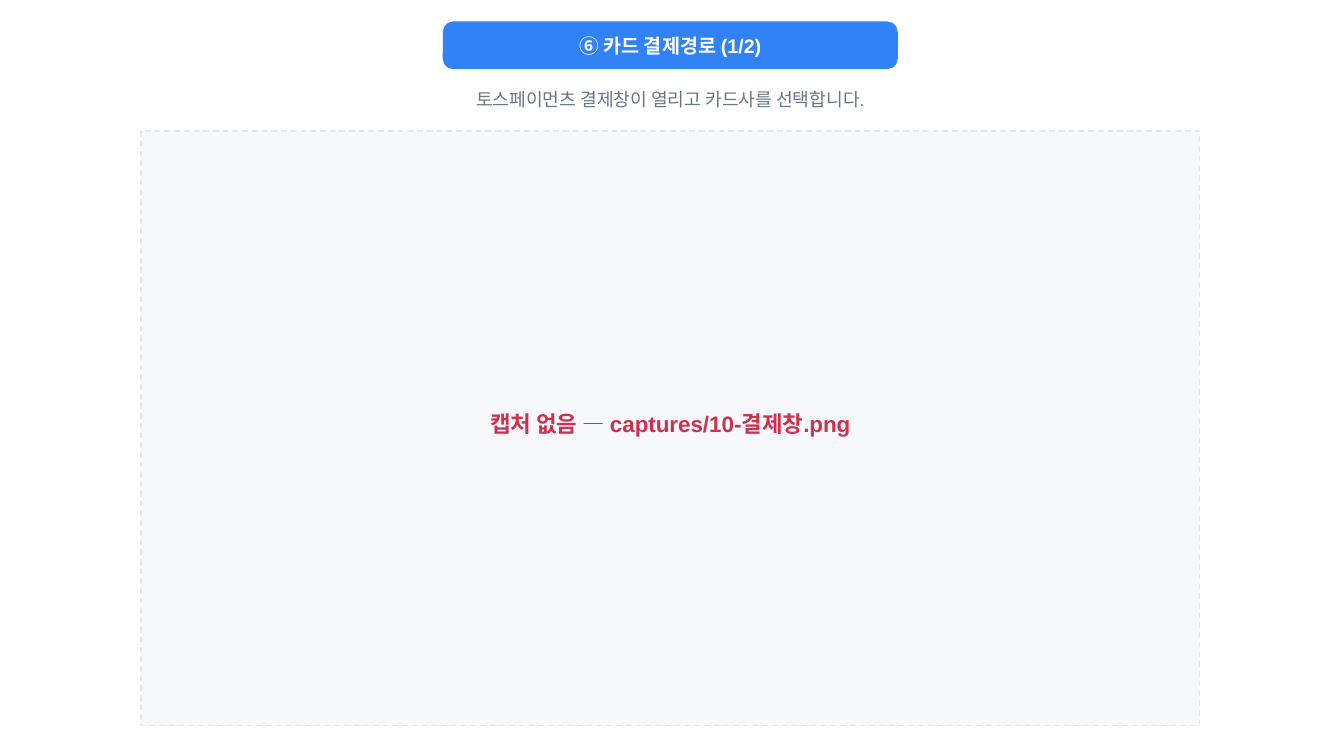
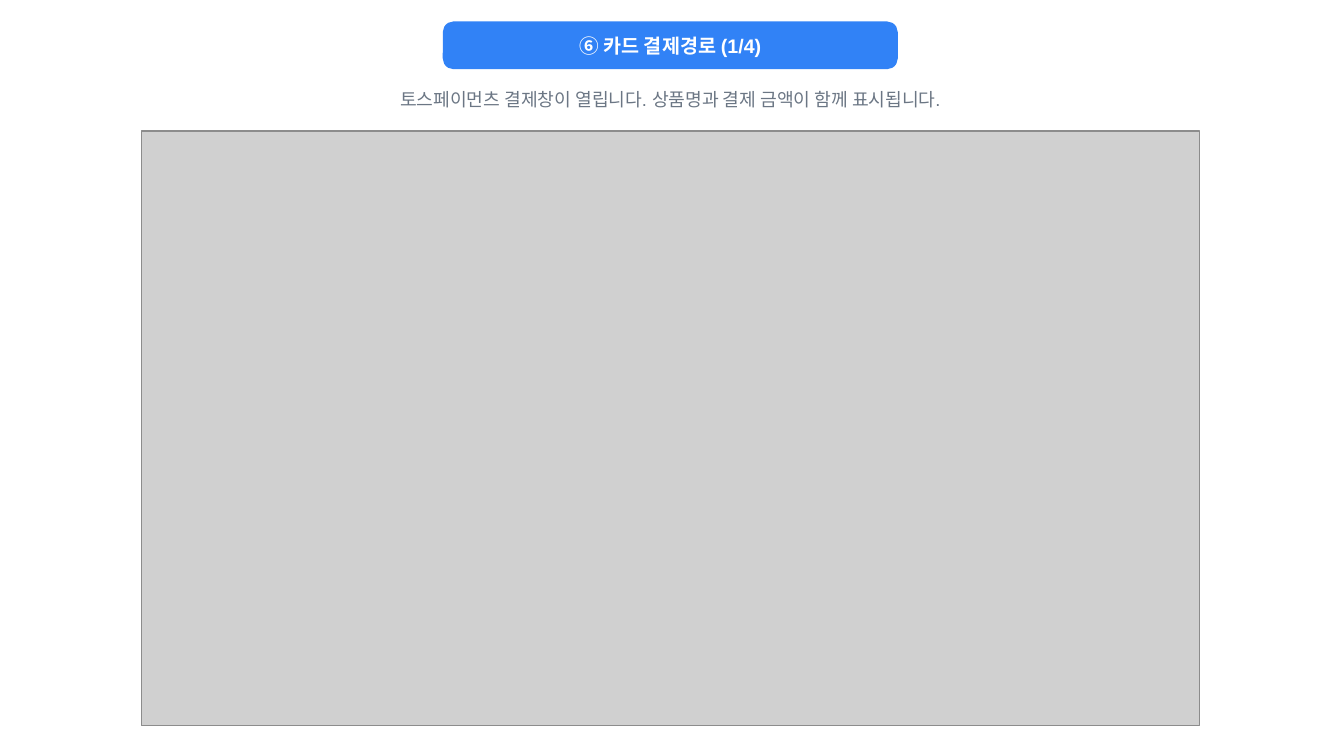
Before and after one commit to seozenee/unmyeongdaero, a slide deck: slide 9 of docs/토스페이먼츠/결제경로_운명대로.pptx (slide 10 before the commit). Drawn at 1344x756 pixels with LibreOffice and Linux fonts; fonts in the diff are those of the drawing; grey boxes stand for pictures. Boxes give left, top, right and bottom in pixels: in the first picture for what was removed or moved away, otherwise in the second. Text is boxed around its words. In the diff, an @@ line names an element or a change of style, - is before the commit and + after.

```diff
--- a/docs/토스페이먼츠/결제경로_운명대로.pptx
+++ b/docs/토스페이먼츠/결제경로_운명대로.pptx
@@ text at [579, 36, 761, 57]: text changed @@
-⑥ 카드 결제경로 (1/2)
+⑥ 카드 결제경로 (1/4)
@@ text at [400, 91, 940, 108]: text changed @@
-토스페이먼츠 결제창이 열리고 카드사를 선택합니다.
+토스페이먼츠 결제창이 열립니다. 상품명과 결제 금액이 함께 표시됩니다.
@@ rectangle removed at [141, 131, 1200, 726] @@
@@ picture added at [141, 131, 1200, 726] @@
@@ text removed at [490, 413, 850, 437] @@
-캡처 없음 — captures/10-결제창.png
```
Also in this commit, not shown: 8 other slides changed, 2 slides added, 1 slide removed, 19 other files.
